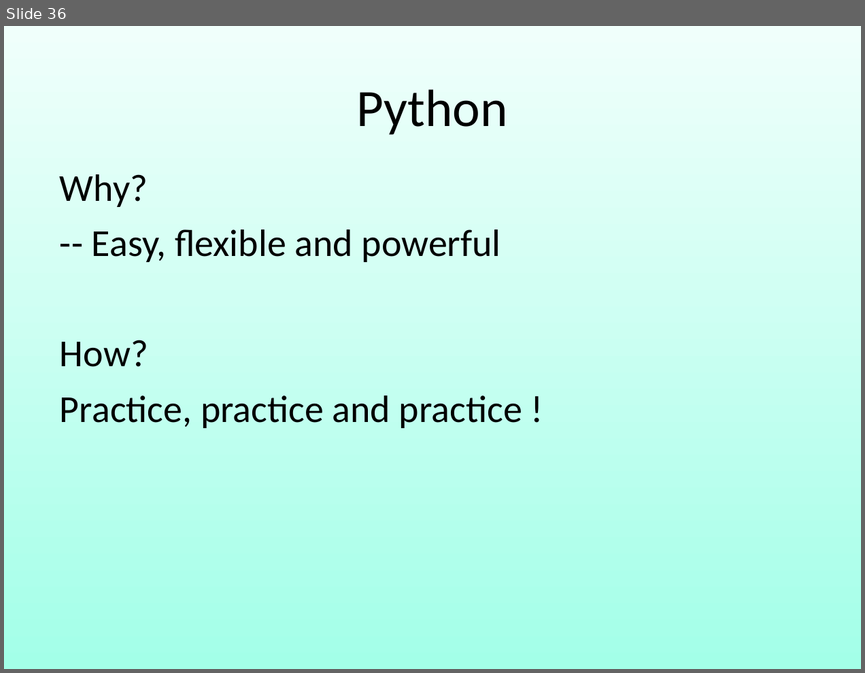
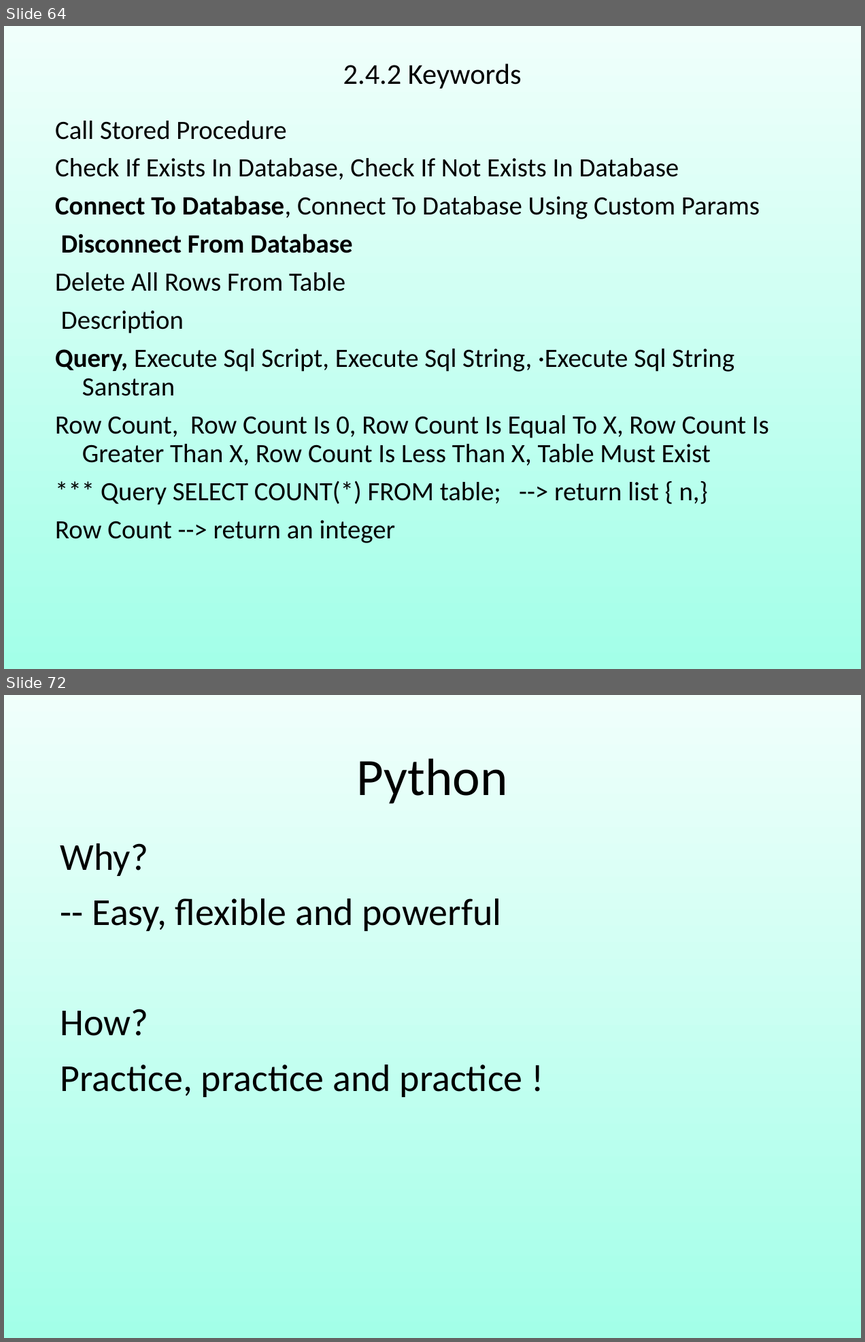
Before and after one commit to robin3795/Data, a slide deck: 2018_1.ppt. Shown one above the other, each under a label of ours: slide 36 before the commit, slides 64 and 72 after it; the slides between them are not shown. The pictures are 865x673 and 865x1342 pixels, drawn with LibreOffice and Linux fonts; fonts in the diff are those of the drawing. Boxes give left, top, right and bottom in pixels: in the first picture for what was removed or moved away, otherwise in the second. Text is boxed around its words. In the diff, an @@ line names an element or a change of style, - is before the commit and + after.

```diff
--- a/2018_1.ppt
+++ b/2018_1.ppt
@@ slide 64 added at box(4, 26, 861, 669), background gradient #F0FFFB to #A3FFE8 @@
@@ free added at box(47, 52, 818, 101), 24.2 pt, text #000000 @@
+2.4.2 Keywords
@@ free added at box(41, 112, 818, 631), 22.2 pt, text #000000 @@
+Call Stored Procedure
+Check If Exists In Database, Check If Not Exists In Database
+Connect To Database, Connect To Database Using Custom Params
+Disconnect From Database
+Delete All Rows From Table
+Description
+Query, Execute Sql Script, Execute Sql String, ·Execute Sql String Sanstran
+Row Count, Row Count Is 0, Row Count Is Equal To X, Row Count Is Greater Than X, Row Count Is Less Than X, Table Must Exist
+*** Query SELECT COUNT(*) FROM table; --> return list { n,}
+Row Count --> return an integer
@@ what was slide 36 is now slide 72 @@
```
Also in this commit, not shown: 10 slides changed, 38 other slides added, 2 slides removed.
